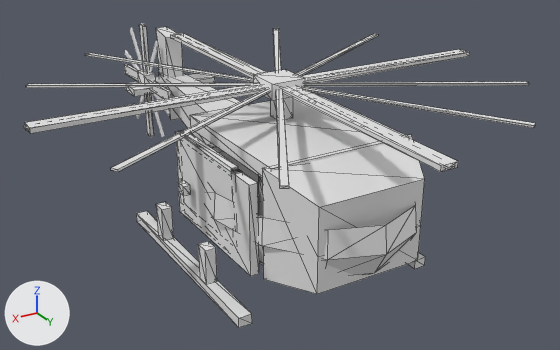
One commit to the COLLADA model SCIE-Port/src/SCIEPort/Assets/Models/Helicopter.dae: the scene before it, then after it.
One viewpoint serves both versions: a camera (50 mm lens) standing at (3.66, 6.41, 3.92) and looking at (-0.17, 0.03, 0.73). The lights are fixed; the arrows at lower left show +X, +Y and +Z. The picture after the commit comes second. Mesh edges are drawn as thin lines on the coarser meshes. Where no turn or scale is listed for an object, it has been applied to the vertices. Vertices at exactly the same position are counted once.

Names of what the first picture shows: 'MainRotor', 'MainRotorBlur', 'TailRotor', 'TailRotorBlur', 'VisualRoot'.
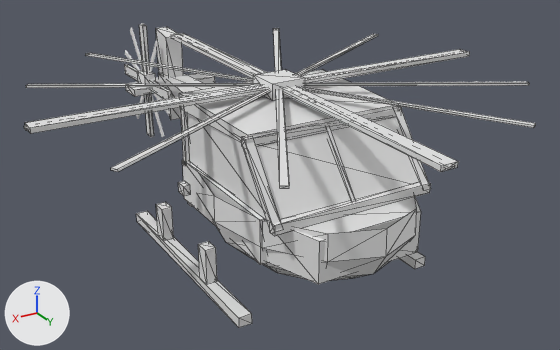
The change, as a list of edits to the scene's bpy script:
```text
Change me_visualroot:
    used by ob_visualroot; location = (0.0, 0.55, 1.0)
    remove me_visualroot.from_pydata(...)  # 353 vertices, 542 faces; spans x -1.04..1.04, y -3.12..1.48, z -0.95..0.81
    add me_visualroot.from_pydata(...)  # 587 vertices, 888 faces; spans x -1.04..1.04, y -3.12..1.47, z -0.95..0.81
    me_visualroot part 1: the loose piece of 8 vertices spanning x -0.87..-0.8, y 0.4..0.48, z -0.42..0.34 is turned 37.7 degrees about the x axis through its middle and scaled by 1.07, then moved by (0.05, 0.34, 0.37)
    me_visualroot part 2: a new loose piece, a box spanning x 0.735..0.825, y -0.73..0.82, z -0.39..0.035
    me_visualroot part 3: the loose piece of 8 vertices spanning x 0.8..0.87, y 0.4..0.48, z -0.42..0.34 is turned 37.7 degrees about the x axis through its middle and scaled by 1.07, then moved by (-0.05, 0.34, 0.37)
    me_visualroot part 4: a new loose piece, a box spanning x 0.735..0.825, y -0.703..-0.637, z 0.002..0.663
    me_visualroot part 5: a new loose piece, a box spanning x -0.819..0.819, y 0.971..1.049, z -0.012..0.082
    me_visualroot part 6: a new loose piece, a box spanning x -0.817..0.817, y 0.513..0.587, z 0.589..0.671
    me_visualroot part 7: the loose piece of 8 vertices spanning x 0.8..0.88, y -0.73..0.75, z -0.52..0.34 is scaled about its middle by (0.55, 0.0297, 0.446), then moved by (-0.42, 0.34, -0.14)
    me_visualroot part 8: the loose piece of 8 vertices spanning x -0.66..0.66, y 0.42..0.76, z -0.26..0.26 is rebuilt with 8 vertices and now spans x -0.69..0.69, y 0.55..0.83, z -0.12..0.21
    me_visualroot part 9: the loose piece of 8 vertices spanning x -0.78..0.78, y 0.79..1.27, z -0.56..0.48 is rebuilt with 8 vertices and now spans x -0.78..0.78, y 0.8..1.27, z -0.44..0.03
    me_visualroot part 10: 7 loose pieces with 56 vertices, spanning x -0.87..0.87, y -0.73..0.83, z -0.5..0.48, are deleted
    me_visualroot part 11: 64 vertices removed from x -0.93..0.93, y -1.14..1.48, z -0.79..0.37; 282 vertices added at x -0.93..0.93, y -1.13..1.47, z -0.8..0.72
    me_visualroot part 12: 4 vertices moved from x -0.08..0.08, y -0.28..-0.12, z 0.49 to x -0.08..0.08, y -0.28..-0.12, z 0.67
    other edits to the shape of me_visualroot do not show in these pictures
Add me_canopyglass:
    me_canopyglass.from_pydata([(-0.78, 1.01, 0.04), (-0.78, 0.55, 0.63), (0.78, 0.55, 0.63), (0.78, 1.01, 0.04), (-0.78, -0.67, 0.04), (-0.78, -0.67, 0.63), (0.78, -0.67, 0.63), (0.78, -0.67, 0.04)], [], [(0, 1, 2), (0, 2, 3), (0, 4, 5), (0, 5, 1), (3, 2, 6), (3, 6, 7)])
Add ob_canopyglass:
    ob_canopyglass = bpy.data.objects.new('CanopyGlass', me_canopyglass)
    ob_canopyglass.location = (0.0, 0.55, 1.0)
```

Boxes [x1, y1, x2, y2] around the edits, measured in the pictures (560 x 350 px; the box of a moved part takes in the faces that stretch with it):
'VisualRoot', reshaped: before [126, 27, 425, 328]; after [126, 27, 431, 328]
'CanopyGlass', added: after [188, 114, 418, 220]
part 1 of me_visualroot, moved or reshaped (not visible before): after [394, 106, 431, 191]
part 2 of me_visualroot, added: after [182, 160, 268, 265]
part 3 of me_visualroot, moved or reshaped: before [231, 169, 242, 173]; after [241, 137, 284, 234]
part 4 of me_visualroot, added: after [181, 107, 190, 165]
part 5 of me_visualroot, added: after [270, 182, 431, 236]
part 6 of me_visualroot, added: after [242, 107, 402, 147]
part 7 of me_visualroot, moved or reshaped (not visible afterwards): before [176, 131, 259, 276]
part 8 of me_visualroot, rebuilt (not visible afterwards): before [258, 176, 263, 217]
part 9 of me_visualroot, rebuilt: before [262, 134, 424, 294]; after [266, 197, 421, 284]
part 10 of me_visualroot, deleted: before [178, 93, 409, 178]
part 11 of me_visualroot, built on: before [206, 143, 421, 275]; after [179, 69, 417, 280]
part 12 of me_visualroot, moved or reshaped (not visible afterwards): before [270, 98, 293, 120]
